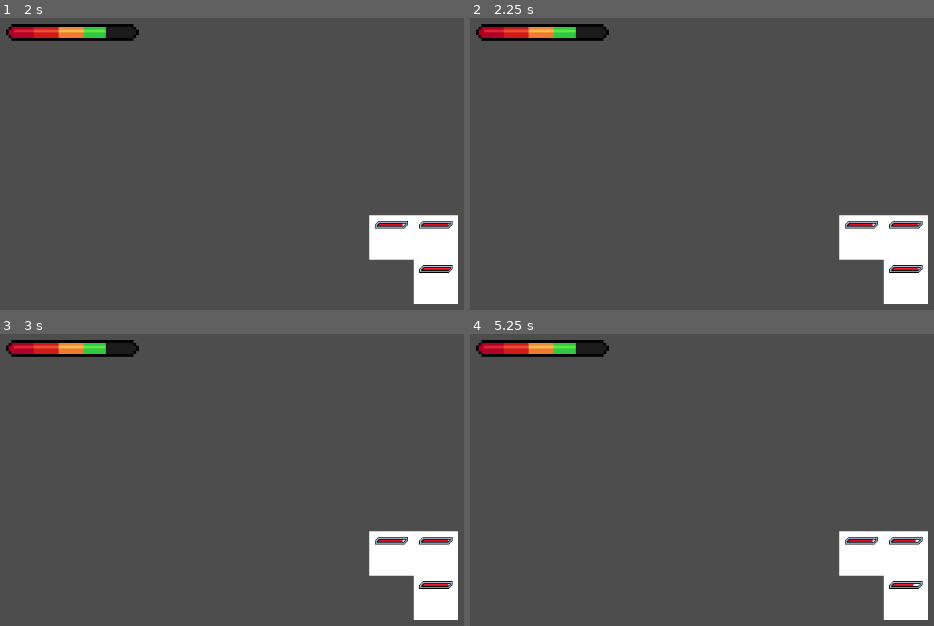
Above: before the commit, frames 1-4 (two rows, left to right).
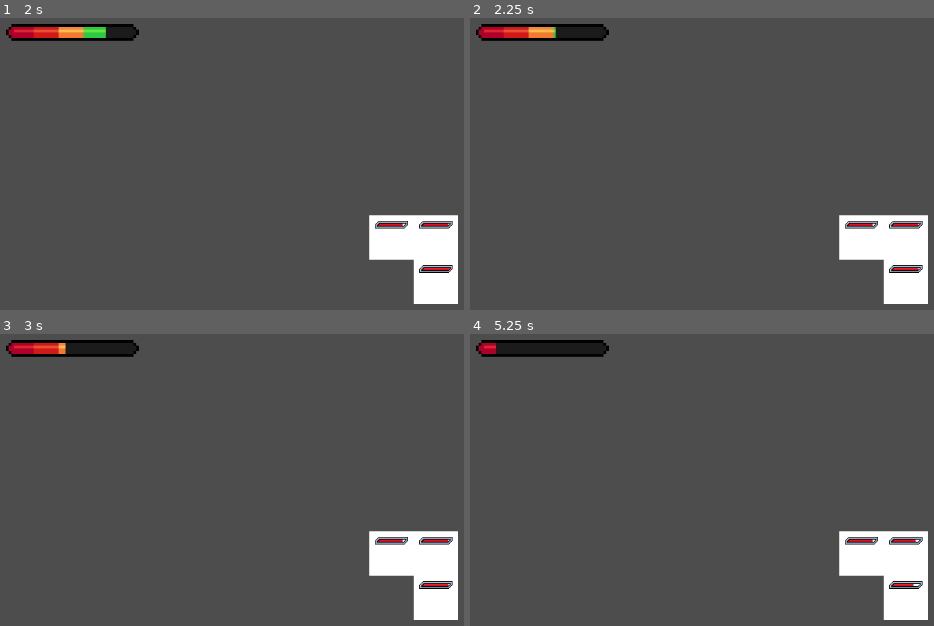
Above: after the commit, the same moments.

Repository: zuiyu1998/text_dungeon
Game: Godot game, scene res://main.tscn
Same seed, same stepped clock (60 frames per second), same inputs: the game is played once before the commit and once after it.
Inputs (mouse positions are in pixels of both pictures, inside the frame that each line leads up to):
- Up to frame 1 (2 s): tap Enter at 0.5 s; drag from (389, 237) to (outside the picture) at 0.52 s; tap Space at 1.25 s; drag from (436, 237) to (outside the picture) at 1.27 s
- Up to frame 2 (2.25 s): tap Enter at 2 s; move the mouse to (906, 280) at 2.02 s; press the mouse at (906, 280) at 2.03 s
- Up to frame 3 (3 s): release the mouse at (436, 596) at 2.75 s; tap Space at 2.75 s; drag from (outside the picture) to (153, 485) at 2.77 s
- Up to frame 4 (5.25 s): tap Enter at 3.5 s; move the mouse to (outside the picture) at 3.52 s; press the mouse at (outside the picture) at 3.53 s; release the mouse at (outside the picture) at 4.25 s; tap Space at 4.25 s; drag from (623, 485) to (906, 596) at 4.27 s; move the mouse to (901, 553) at 5.02 s; press the mouse at (901, 553) at 5.03 s

Frame 1 is identical in both runs. In frame 2, 0.2% of the frame differs, in the area x 18-23%, y 3-7%; in frame 3, 0.3%; in frame 4, 0.6%, in the area x 5-23%, y 3-7%.

Commit message:
feat: 优化战斗系统

Diff:
--- a/auto_load/global.gd
+++ b/auto_load/global.gd
@@ -1,7 +1,14 @@
 extends Node
 class_name Global
 
+signal player_die
+
 @onready var player: Player = $Player
+
+func on_player_die():
+	print("on_player_die")
+	player_die.emit()
 
 func _ready() -> void:
 	player.stats._state.update_health(-5)
+	player.stats.die.connect(on_player_die)
--- a/src/battle/battle_stats_effct.gd
+++ b/src/battle/battle_stats_effct.gd
@@ -10,6 +10,9 @@
 	effct._result = result
 	return effct
 
+func set_active(active: bool):
+	_is_active = active
+
 func update(context: StatsContext):
 	# 对伤害进行计算
 
--- a/src/battle/battle_system.gd
+++ b/src/battle/battle_system.gd
@@ -8,26 +8,49 @@
 	var battle_calculator = BattleCalculator.new_battle_calculator_from_rand(active.options, unactive.options, rand)
 	return battle_calculator.get_result()
 
+func _start_current_battle(rand: RandomNumberGenerator, active_item: BattleItem, unactive_item: BattleItem):
+	var battle_res = get_battle_calculator_result(active_item, unactive_item, rand)
+
+	var effct = BattleStatsEffect.new_battle_stats_effect(battle_res)
+	unactive_item.stats.apply_effcts([effct])
+
+	effct.set_active(true)
+	active_item.stats.apply_effcts([effct])
 
 func start_battle():
 	var rand := RandomNumberGenerator.new()
+
 	var active_item: BattleItem = items[active_item_index]
 	var unactive_item: BattleItem = items[unactive_item_index]
 
-	var battle_res = get_battle_calculator_result(active_item, unactive_item, rand)
+	_start_current_battle(rand, active_item, unactive_item)
 
-	print_debug(battle_res.hit_result.hit)
+	if unactive_item.stats.get_die():
+		unactive_item.stats.destroy()
+		return
 
-	var effct = BattleStatsEffect.new_battle_stats_effect(battle_res)
+	if active_item.stats.get_die():
+		active_item.stats.destroy()
+		return
 
-	unactive_item.stats.apply_effcts([effct])
+	active_item_index = 1
+	unactive_item_index = 0
 
-	pass
+	active_item = items[active_item_index]
+	unactive_item = items[unactive_item_index]
 
+	_start_current_battle(rand, active_item, unactive_item)
+
+	if unactive_item.stats.get_die():
+		unactive_item.stats.destroy()
+		return
+
+	if active_item.stats.get_die():
+		active_item.stats.destroy()
+		return
 
 func _sort():
 	items.sort_custom(func(a: BattleItem, b: BattleItem): return a.first_attack_judgment.first_attack > b.first_attack_judgment.first_attack)
-
 
 static func new_battle_system(stats: Array[Stats]) -> BattleSystem:
 	var battle_system = BattleSystem.new()
--- a/src/common/drag/drag_component.gd
+++ /dev/null
@@ -1,25 +0,0 @@
-extends Area2D
-
-@export
-var need_drag: Node2D
-@export
-var start_offst: Vector2
-
-var is_drag: bool = false
-var offset: Vector2 = Vector2.ZERO
-
-signal position_event
-
-func _process(delta: float) -> void:
-	if is_drag:
-		var new_position = need_drag.get_global_mouse_position() - start_offst
-		position_event.emit(new_position)
-		pass
-
-func _input_event(viewport: Viewport, event: InputEvent, shape_idx: int) -> void:
-	if event is InputEventMouseButton:
-		var mouse_event = event as InputEventMouseButton
-		if mouse_event.button_index == MOUSE_BUTTON_LEFT and event.is_pressed():
-			is_drag = true
-		else:
-			is_drag = false
--- a/src/enemy/enemy.gd
+++ b/src/enemy/enemy.gd
@@ -23,8 +23,13 @@
 	health_ui.update_health(progress)
 	pass
 
+func on_die():
+	print("on die")
+	pass
+
 func _on_bind():
 	stats.health_update.connect(on_health_update)
+	stats.die.connect(on_die)
 
 func _process(delta: float) -> void:
 	pass
--- a/src/map/tile_slot.gd
+++ b/src/map/tile_slot.gd
@@ -19,7 +19,7 @@
 func get_tile_id() -> int:
 	return get_instance_id()
 
-func _input_event(viewport: Viewport, event: InputEvent, shape_idx: int) -> void:
+func _input_event(_viewport: Viewport, _event: InputEvent, _shape_idx: int) -> void:
 	if not tile_map:
 		return
 
--- a/src/player/player_ui.gd
+++ b/src/player/player_ui.gd
@@ -4,7 +4,6 @@
 
 func on_health_update():
 	var progress = GLOBAL.player.stats.get_health_progress()
-	print(progress)
 	health.value = progress
 	pass
 
--- a/src/stats/stats.gd
+++ b/src/stats/stats.gd
@@ -1,11 +1,19 @@
 class_name Stats
 
 signal health_update
+signal die
 
 var _base_props: Props
 
 var _props: Props
 var _state: StatsState = StatsState.new()
+
+func destroy():
+	die.emit()
+
+# 获取状态
+func get_die() -> bool:
+	return _state.health <= 0
 
 # 获取伤害
 func get_damage() -> int:
--- a/tests/unit/test_map.gd
+++ /dev/null
@@ -1,48 +0,0 @@
-extends GutTest
-
-
-
-func test_tile_map_data():
-	var tile_map_data = ITileMapData.new()
-	var tile_interface = TileInterface.new()
-
-	var tile_interface1 = TileInterface.new()
-	var tile_interface2 = TileInterface.new()
-
-	var root_tile_data = tile_map_data.add_tile(tile_interface)
-	var second_tile_data = tile_map_data.add_tile_by_tile_id(root_tile_data.get_tile_id(), tile_interface1)
-	var three_tile_data = tile_map_data.add_tile_by_tile_id(second_tile_data.get_tile_id(), tile_interface2)
-
-	var tiles = tile_map_data.get_all_child_tiles(root_tile_data.get_tile_id(), 1)
-	assert_eq(tiles.size(), 2)
-
-	var parent_tiles = tile_map_data.get_all_parent_tiles(second_tile_data.get_tile_id(), 1)
-	assert_eq(parent_tiles.size(), 2)
-
-	var all_tiles = tile_map_data.get_all_tiles(second_tile_data.get_tile_id(), 1)
-	assert_eq(all_tiles.size(), 3)
-
-	assert_eq(all_tiles[0].get_tile_id(), root_tile_data.get_tile_id())
-	assert_eq(all_tiles[1].get_tile_id(), second_tile_data.get_tile_id())
-	assert_eq(all_tiles[2].get_tile_id(), three_tile_data.get_tile_id())
-
-	pass
-
-func test_tile_data():
-	var tile_interface = TileInterface.new()
-
-	var tile_data = ITileMapData.ITileData.new_tile_data(tile_interface)
-
-	assert_eq(tile_data.is_root(), true)
-	assert_eq(tile_data.is_leaf(), true)
-
-	tile_data.tile_children_ids.assign([2])
-	tile_data.tile_parent_ids.assign([1])
-
-	tile_data.remove_child_id(2)
-	assert_eq(tile_data.is_leaf(), true)
-
-	tile_data.remove_parent_id(1)
-	assert_eq(tile_data.is_root(), true)
-
-	pass
